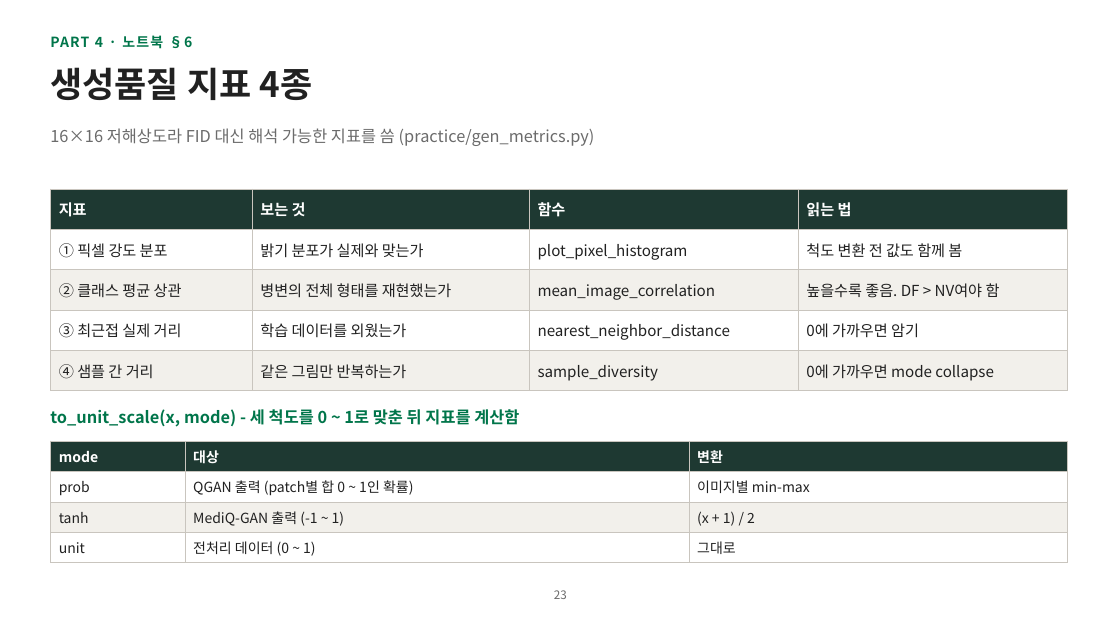
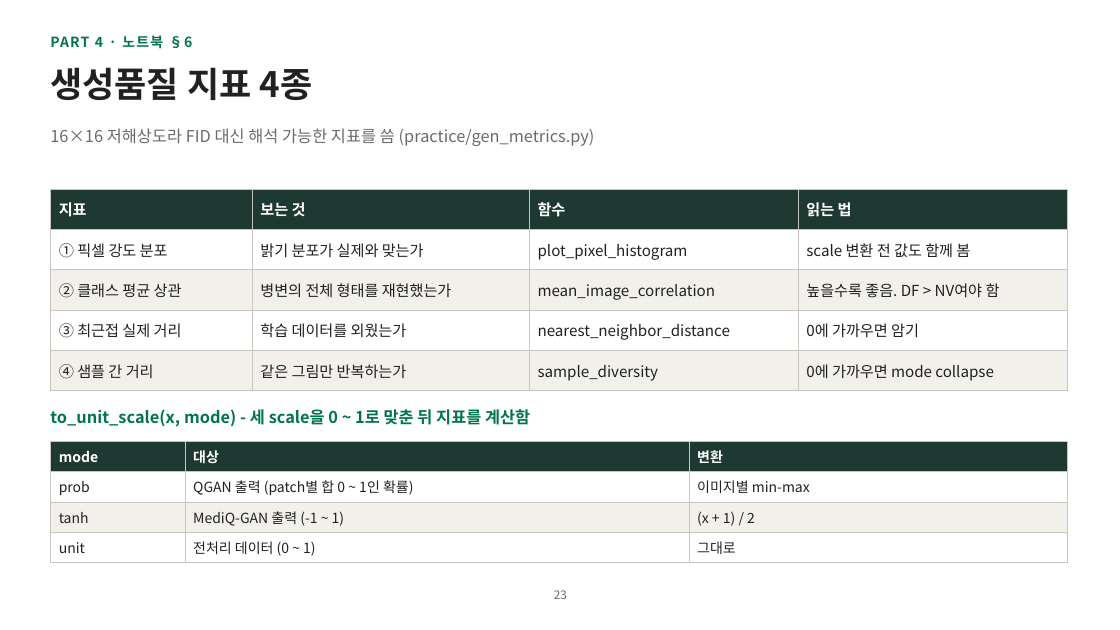
Before and after one commit to hyunhp/skin_disease_qml, a slide deck: slide 23 of practice/day2_slides/day2_practice_slides.pptx. Drawn at 1120x630 pixels with LibreOffice and Linux fonts; fonts in the diff are those of the drawing. Boxes give left, top, right and bottom in pixels: in the first picture for what was removed or moved away, otherwise in the second. Text is boxed around its words. In the diff, an @@ line names an element or a change of style, - is before the commit and + after.

```diff
--- a/practice/day2_slides/day2_practice_slides.pptx
+++ b/practice/day2_slides/day2_practice_slides.pptx
@@ table at bbox=[50, 189, 1067, 385] @@
-row 2, column 4: 척도 변환 전 값도 함께 봄
+row 2, column 4: scale 변환 전 값도 함께 봄
@@ text at bbox=[50, 409, 530, 427]: text changed @@
-to_unit_scale(x, mode) - 세 척도를 0 ~ 1로 맞춘 뒤 지표를 계산함
+to_unit_scale(x, mode) - 세 scale을 0 ~ 1로 맞춘 뒤 지표를 계산함
```
Also in this commit, not shown: 11 other slides changed, 13 other files.
